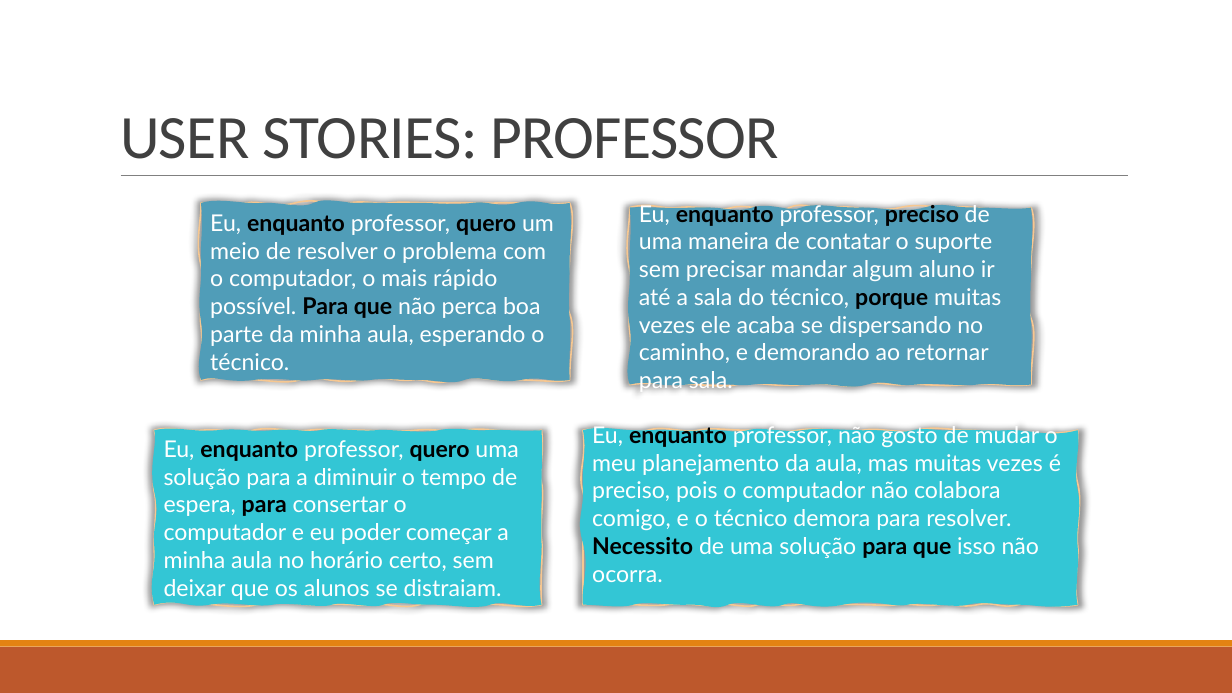
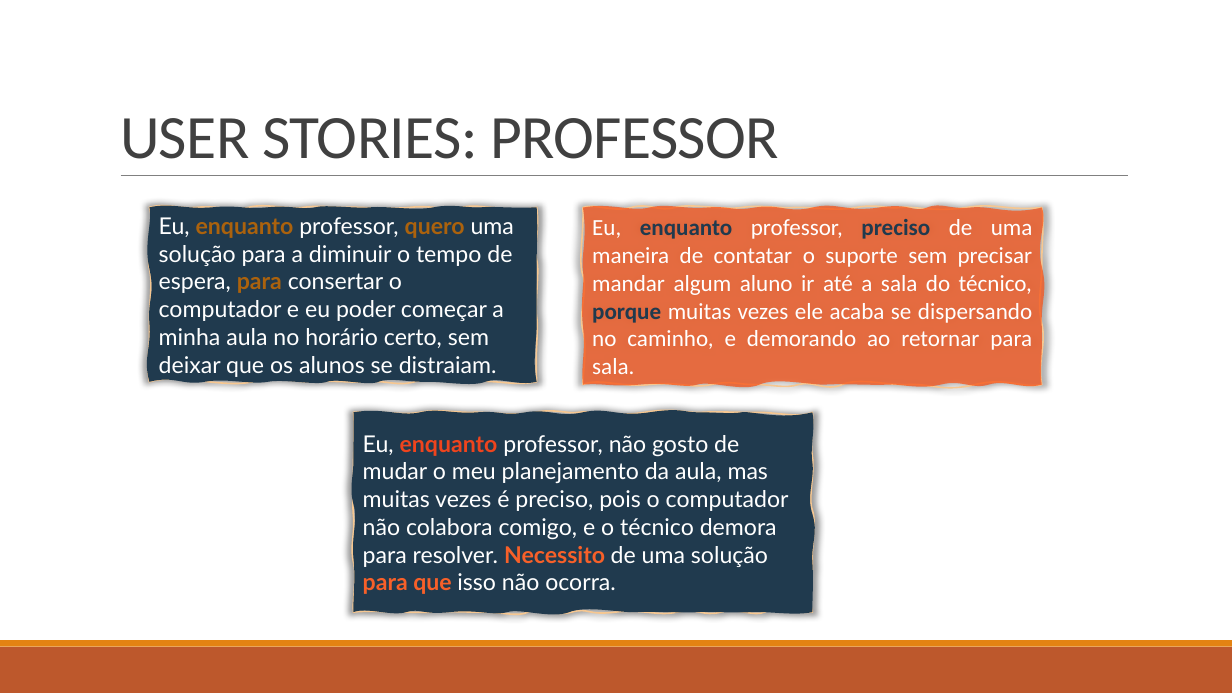
Before and after one commit to BandTec/grupo-05-adsa-20201, a slide deck: slide 12 of Apresentação Sprint 1.pptx. Drawn at 1232x693 pixels with LibreOffice and Linux fonts; fonts in the diff are those of the drawing. Boxes give left, top, right and bottom in pixels: in the first picture for what was removed or moved away, otherwise in the second. Text is boxed around its words. In the diff, an @@ line names an element or a change of style, - is before the commit and + after.

```diff
--- a/Apresentação Sprint 1.pptx
+++ b/Apresentação Sprint 1.pptx
@@ freeform shape "Eu, enquanto professor, quero uma ...": place and size @@
-freeform shape "Eu, enquanto professor, quero uma ..." at [154, 431, 542, 605]
+freeform shape "Eu, enquanto professor, quero uma ..." at [150, 207, 537, 382]
@@ freeform shape "Eu, enquanto professor, quero uma ..." at [150, 207, 537, 382]: text colour #000000 to #AB620D in "enquanto quero para"; fill #33C6D5 to #203A4E @@
@@ freeform shape removed at [201, 203, 570, 381] @@
-Eu, enquanto professor, quero um meio de resolver o problema com o computador, o mais rápido possível. Para que não perca boa parte da minha aula, esperando o técnico.
@@ freeform shape "Eu, enquanto professor, preciso de ...": place and size @@
-freeform shape "Eu, enquanto professor, preciso de ..." at [629, 208, 1031, 385]
+freeform shape "Eu, enquanto professor, preciso de ..." at [583, 208, 1043, 385]
@@ freeform shape "Eu, enquanto professor, preciso de ..." at [583, 208, 1043, 385]: font Lato to Calibri; text colour #000000 to #203A4E in "enquanto preciso porque"; alignment left to justified; fill #509DB8 to #F6541A at 75% opacity @@
@@ freeform shape "Eu, enquanto professor, não gosto ...": place and size @@
-freeform shape "Eu, enquanto professor, não gosto ..." at [583, 431, 1078, 605]
+freeform shape "Eu, enquanto professor, não gosto ..." at [354, 412, 813, 612]
@@ freeform shape "Eu, enquanto professor, não gosto ..." at [354, 412, 813, 612]: text colour #000000 to #EF441D in "enquanto"; text colour #000000 to #F76029 in "Necessito para que"; fill #33C6D5 to #203A4E @@
```
Also in this commit, not shown: 13 other slides changed, 2 slides added, 1 slide removed.
